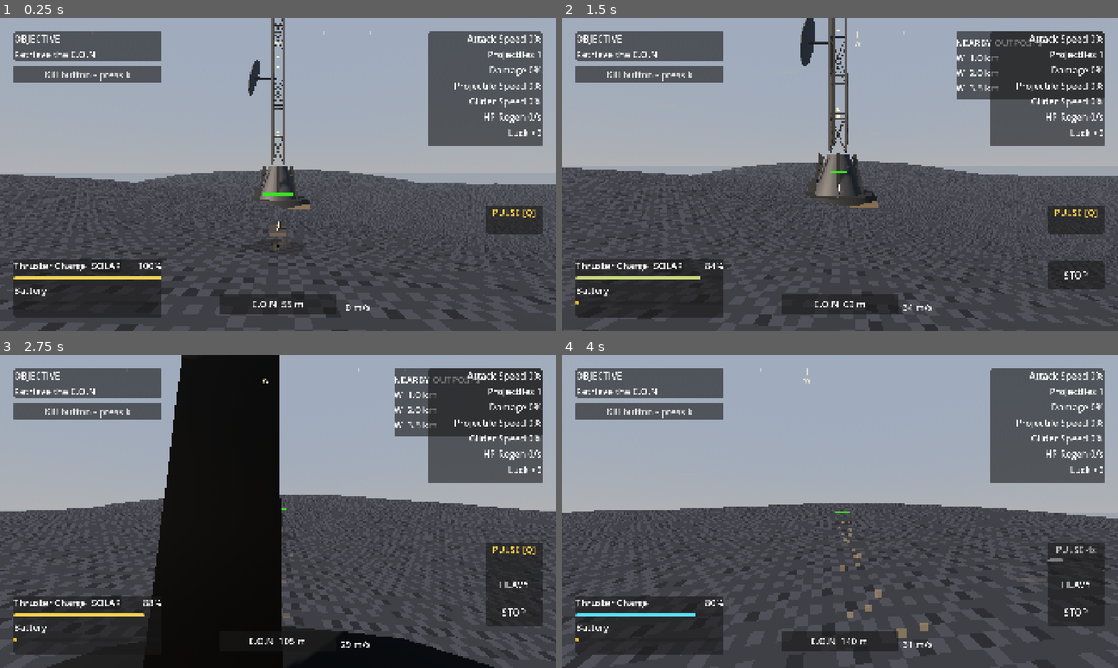
Above: before the commit, frames 1-4 (two rows, left to right).
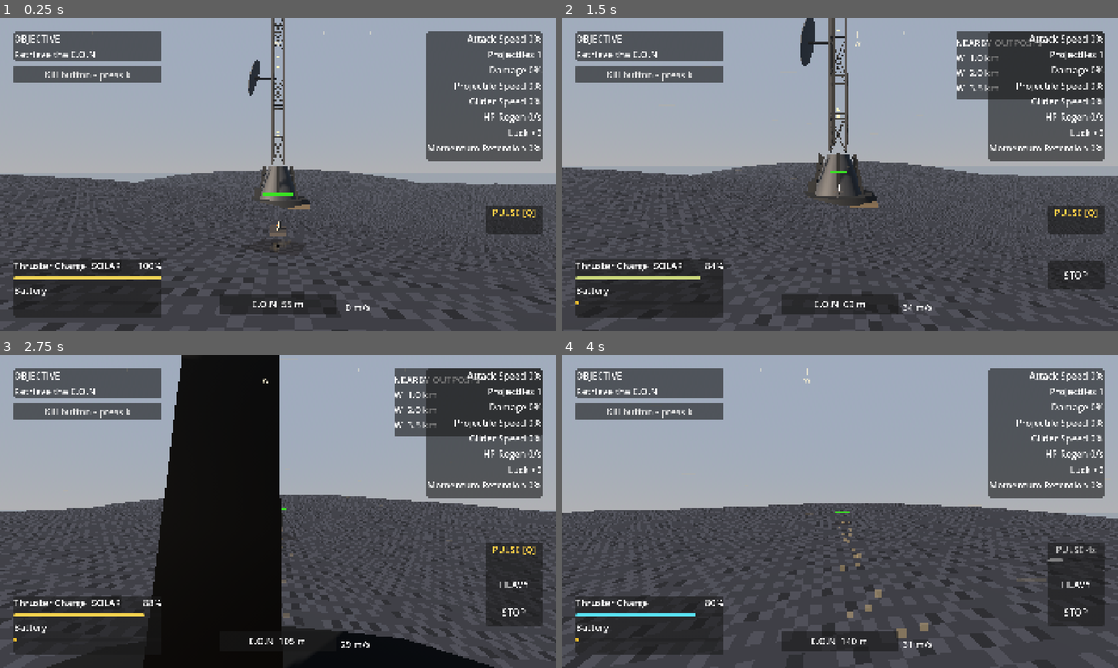
Above: after the commit, the same moments.

Repository: oleskulbru-commits/energy-glider
Game: Godot game, scene res://scenes/main.tscn
Same seed, same stepped clock (60 frames per second), same inputs: the game is played once before the commit and once after it.
Inputs (mouse positions are in pixels of both pictures, inside the frame that each line leads up to):
- Up to frame 1 (0.25 s): no input
- Up to frame 2 (1.5 s): move the mouse to (867, 174) at 0.52 s; hold Shift (boost) 0.53-1.28 s; hold W (move_forward) from 0.53 s (still down); click (867, 174) at 0.67 s; tap Space (jump) at 0.77 s; move the mouse to (812, 174) at 1.27 s; tap Shift (boost) at 1.35 s
- Up to frame 3 (2.75 s): keep holding W (move_forward); tap Space (jump) at 1.52 s; move the mouse to (289, 505) at 2.02 s; hold E (interact) from 2.03 s (still down); tap Shift (boost) at 2.3 s
- Up to frame 4 (4 s): keep holding W (move_forward); move the mouse to (834, 517) at 2.77 s; release E (interact) at 2.78 s; tap Q (radar_pulse) at 2.85 s; click (834, 517) at 2.92 s; tap Space (jump) at 3.02, 3.77 s; tap Shift (boost) at 3.05 s; move the mouse to (878, 514) at 3.52 s; hold Shift (boost) from 3.53 s (still down)

The runs differ from the first frame. In frame 1, 1.1% of the frame differs, in the area x 76-98%, y 4-46%; in frame 2, 1.1%; in frame 3, 1.1%; in frame 4, 1.1%.

Commit message:
Add momentum retention upgrades and associated assets
- Introduced new momentum retention upgrade options in the UpgradeCatalog, including common, uncommon, rare, epic, and legendary tiers.
- Updated the RunUpgradeState class to manage momentum retention bonuses and their interactions.
- Enhanced the glider HUD to display current momentum retention values.
- Added new image assets for momentum retention upgrades and their import configurations.
- Implemented verification tests to ensure correct functionality of momentum retention upgrades and interactions.

Diff:
--- a/scenes/ui/glider_hud.tscn
+++ b/scenes/ui/glider_hud.tscn
@@ -357,7 +357,7 @@
 offset_left = -220.0
 offset_top = 24.0
 offset_right = -24.0
-offset_bottom = 222.0
+offset_bottom = 246.0
 grow_horizontal = 0
 mouse_filter = 2
 theme_type_variation = &"HudPanel"
@@ -405,6 +405,12 @@
 unique_name_in_owner = true
 theme_type_variation = &"HudLabel"
 text = "Luck +0"
+horizontal_alignment = 2
+
+[node name="MomentumRetentionLabel" type="Label" parent="RifleDebugPanel/RifleDebugVBox"]
+unique_name_in_owner = true
+theme_type_variation = &"HudLabel"
+text = "Momentum Retention 0%"
 horizontal_alignment = 2
 
 [node name="InteractChip" type="PanelContainer" parent="."]
--- a/scripts/game/run_upgrade_state.gd
+++ b/scripts/game/run_upgrade_state.gd
@@ -12,6 +12,7 @@
 var glider_speed_bonus := 0.0
 var health_regen_per_sec := 0.0
 var luck_bonus := 0
+var momentum_retention := 0.0
 var _offers: Dictionary = {}
 var _visited_this_life: Dictionary = {}
 
@@ -47,6 +48,7 @@
 	glider_speed_bonus = 0.0
 	health_regen_per_sec = 0.0
 	luck_bonus = 0
+	momentum_retention = 0.0
 	clear_visited_this_life()
 	extra_projectiles_changed.emit(extra_projectiles)
 
@@ -109,6 +111,10 @@
 		health_regen_per_sec += UpgradeCatalog.hp_regen_per_sec(UpgradeCatalog.rarity_of(id))
 	elif family == UpgradeCatalog.FAMILY_LUCK:
 		luck_bonus += UpgradeCatalog.luck_points(UpgradeCatalog.rarity_of(id))
+	elif family == UpgradeCatalog.FAMILY_MOMENTUM_RETENTION:
+		momentum_retention += UpgradeCatalog.momentum_retention_percent(
+			UpgradeCatalog.rarity_of(id)
+		)
 
 
 func add_extra_projectile(amount: int = 1) -> void:
--- a/scripts/game/upgrade_catalog.gd
+++ b/scripts/game/upgrade_catalog.gd
@@ -11,6 +11,7 @@
 const FAMILY_GLIDER_SPEED := &"glider_speed"
 const FAMILY_HP_REGEN := &"hp_regen"
 const FAMILY_LUCK := &"luck"
+const FAMILY_MOMENTUM_RETENTION := &"momentum_retention"
 const RARITY_COMMON := &"common"
 const RARITY_UNCOMMON := &"uncommon"
 const RARITY_RARE := &"rare"
@@ -77,6 +78,13 @@
 const LUCK_RARE := 3
 const LUCK_EPIC := 4
 const LUCK_LEGENDARY := 5
+
+const MOMENTUM_RETENTION_COMMON := 0.08
+const MOMENTUM_RETENTION_UNCOMMON := 0.11
+const MOMENTUM_RETENTION_RARE := 0.15
+const MOMENTUM_RETENTION_EPIC := 0.20
+const MOMENTUM_RETENTION_LEGENDARY := 0.25
+const MOMENTUM_RETENTION_CAP := 1.0
 
 const SHOP_SEED_WORLD := 1009
 const SHOP_SEED_TOWER := 9176
@@ -96,6 +104,8 @@
 		return FAMILY_PROJECTILE_SPEED
 	if text.begins_with("glider_speed_"):
 		return FAMILY_GLIDER_SPEED
+	if text.begins_with("momentum_retention_"):
+		return FAMILY_MOMENTUM_RETENTION
 	if text.begins_with("hp_regen_"):
 		return FAMILY_HP_REGEN
 	if text.begins_with("luck_"):
@@ -214,6 +224,20 @@
 			return LUCK_LEGENDARY
 		_:
 			return LUCK_COMMON
+
+
+static func momentum_retention_percent(rarity: StringName) -> float:
+	match rarity:
+		RARITY_UNCOMMON:
+			return MOMENTUM_RETENTION_UNCOMMON
+		RARITY_RARE:
+			return MOMENTUM_RETENTION_RARE
+		RARITY_EPIC:
+			return MOMENTUM_RETENTION_EPIC
+		RARITY_LEGENDARY:
+			return MOMENTUM_RETENTION_LEGENDARY
+		_:
+			return MOMENTUM_RETENTION_COMMON
 
 
 ## Luck cards always use the base rarity table.
@@ -266,6 +290,9 @@
 		return "HP Regen +%d/s" % int(round(hp_regen_per_sec(rarity_of(id))))
 	if family == FAMILY_LUCK:
 		return "Luck +%d" % luck_points(rarity_of(id))
+	if family == FAMILY_MOMENTUM_RETENTION:
+		var pct := int(round(momentum_retention_percent(rarity_of(id)) * 100.0))
+		return "Momentum Retention +%d%%" % pct
 	return String(id)
 
 
@@ -346,7 +373,8 @@
 		FAMILY_PROJECTILE_SPEED,
 		FAMILY_GLIDER_SPEED,
 		FAMILY_HP_REGEN,
-		FAMILY_LUCK
+		FAMILY_LUCK,
+		FAMILY_MOMENTUM_RETENTION
 	]:
 		for rarity in [
 			RARITY_COMMON,
@@ -404,7 +432,7 @@
 
 
 static func _roll_family(rng: RandomNumberGenerator) -> StringName:
-	match rng.randi_range(0, 6):
+	match rng.randi_range(0, 7):
 		0:
 			return FAMILY_PROJECTILE
 		1:
@@ -417,5 +445,7 @@
 			return FAMILY_GLIDER_SPEED
 		5:
 			return FAMILY_HP_REGEN
-		_:
+		6:
 			return FAMILY_LUCK
+		_:
+			return FAMILY_MOMENTUM_RETENTION
--- a/scripts/game/verify_tower_upgrades.gd
+++ b/scripts/game/verify_tower_upgrades.gd
@@ -25,6 +25,7 @@
 	_verify_hp_regen_stacking()
 	_verify_luck_stacking()
 	_verify_luck_weights()
+	_verify_momentum_retention_stacking()
 	_verify_dawn_pose()
 	await _verify_visit_radius()
 	print("Tower upgrade verification passed.")
@@ -93,6 +94,15 @@
 		"Luck points should be 1 / 2 / 3 / 4 / 5"
 	)
 	_fail_unless(
+		is_equal_approx(UpgradeCatalogScript.MOMENTUM_RETENTION_COMMON, 0.08)
+		and is_equal_approx(UpgradeCatalogScript.MOMENTUM_RETENTION_UNCOMMON, 0.11)
+		and is_equal_approx(UpgradeCatalogScript.MOMENTUM_RETENTION_RARE, 0.15)
+		and is_equal_approx(UpgradeCatalogScript.MOMENTUM_RETENTION_EPIC, 0.20)
+		and is_equal_approx(UpgradeCatalogScript.MOMENTUM_RETENTION_LEGENDARY, 0.25)
+		and is_equal_approx(UpgradeCatalogScript.MOMENTUM_RETENTION_CAP, 1.0),
+		"Momentum Retention percents should be 8 / 11 / 15 / 20 / 25 with a 100% cap"
+	)
+	_fail_unless(
 		UpgradeCatalogScript.PROJECTILE_COMMON == 1
 		and UpgradeCatalogScript.PROJECTILE_UNCOMMON == 2
 		and UpgradeCatalogScript.PROJECTILE_RARE == 3
@@ -257,6 +267,90 @@
 			)
 		) == "Luck +5",
 		"Luck legendary should show +5"
+	)
+	var rare_mr := UpgradeCatalogScript.make_id(
+		UpgradeCatalogScript.FAMILY_MOMENTUM_RETENTION,
+		UpgradeCatalogScript.RARITY_RARE
+	)
+	_fail_unless(
+		UpgradeCatalogScript.display_name(rare_mr) == "Momentum Retention +15%",
+		"Momentum Retention rare should show +15%"
+	)
+	_fail_unless(
+		UpgradeCatalogScript.family_of(rare_mr) == UpgradeCatalogScript.FAMILY_MOMENTUM_RETENTION,
+		"momentum_retention_rare should parse as the momentum_retention family"
+	)
+	_fail_unless(
+		UpgradeCatalogScript.display_name(
+			UpgradeCatalogScript.make_id(
+				UpgradeCatalogScript.FAMILY_MOMENTUM_RETENTION,
+				UpgradeCatalogScript.RARITY_COMMON
+			)
+		) == "Momentum Retention +8%",
+		"Momentum Retention common should show +8%"
+	)
+	_fail_unless(
+		UpgradeCatalogScript.display_name(
+			UpgradeCatalogScript.make_id(
+				UpgradeCatalogScript.FAMILY_MOMENTUM_RETENTION,
+				UpgradeCatalogScript.RARITY_UNCOMMON
+			)
+		) == "Momentum Retention +11%",
+		"Momentum Retention uncommon should show +11%"
+	)
+	_fail_unless(
+		UpgradeCatalogScript.display_name(
+			UpgradeCatalogScript.make_id(
+				UpgradeCatalogScript.FAMILY_MOMENTUM_RETENTION,
+				UpgradeCatalogScript.RARITY_LEGENDARY
+			)
+		) == "Momentum Retention +25%",
+		"Momentum Retention legendary should show +25%"
+	)
+	_fail_unless(
+		UpgradeCatalogScript.icon_for(
+			UpgradeCatalogScript.make_id(
+				UpgradeCatalogScript.FAMILY_MOMENTUM_RETENTION,
+				UpgradeCatalogScript.RARITY_COMMON
+			)
+		) != null,
+		"Common Momentum Retention should use momentum_retention_common.jpg"
+	)
+	_fail_unless(
+		UpgradeCatalogScript.icon_for(
+			UpgradeCatalogScript.make_id(
+				UpgradeCatalogScript.FAMILY_MOMENTUM_RETENTION,
+				UpgradeCatalogScript.RARITY_UNCOMMON
+			)
+		) != null,
+		"Uncommon Momentum Retention should use momentum_retention_uncommon.jpg"
+	)
+	_fail_unless(
+		UpgradeCatalogScript.icon_for(
+			UpgradeCatalogScript.make_id(
+				UpgradeCatalogScript.FAMILY_MOMENTUM_RETENTION,
+				UpgradeCatalogScript.RARITY_RARE
+			)
+		) != null,
+		"Rare Momentum Retention should use momentum_retention_rare.jpg"
+	)
+	_fail_unless(
+		UpgradeCatalogScript.icon_for(
+			UpgradeCatalogScript.make_id(
+				UpgradeCatalogScript.FAMILY_MOMENTUM_RETENTION,
+				UpgradeCatalogScript.RARITY_EPIC
+			)
+		) != null,
+		"Epic Momentum Retention should use momentum_retention_epic.jpg"
+	)
+	_fail_unless(
+		UpgradeCatalogScript.icon_for(
+			UpgradeCatalogScript.make_id(
+				UpgradeCatalogScript.FAMILY_MOMENTUM_RETENTION,
+				UpgradeCatalogScript.RARITY_LEGENDARY
+			)
+		) != null,
+		"Legendary Momentum Retention should use momentum_retention_legendary.jpg"
 	)
 	var common_luck := UpgradeCatalogScript.make_id(
 		UpgradeCatalogScript.FAMILY_LUCK,
@@ -646,6 +740,10 @@
 		"Try Again should clear HP Regen"
 	)
 	_fail_unless(state.luck_bonus == 0, "Try Again should clear Luck")
+	_fail_unless(
+		is_equal_approx(state.momentum_retention, 0.0),
+		"Try Again should clear Momentum Retention"
+	)
 	_fail_unless(state.remaining_count(1) == 4, "Try Again should not restore taken cards")
 	_fail_unless(
 		state.get_offers(1).size() == 5,
@@ -1069,6 +1167,46 @@
 			return false
 		total += int(weight)
 	return total == 100
+
+
+func _verify_momentum_retention_stacking() -> void:
+	var state: RunUpgradeState = RunUpgradeStateScript.new()
+	root.add_child(state)
+	var common_mr := String(
+		UpgradeCatalogScript.make_id(
+			UpgradeCatalogScript.FAMILY_MOMENTUM_RETENTION,
+			UpgradeCatalogScript.RARITY_COMMON
+		)
+	)
+	var rare_mr := String(
+		UpgradeCatalogScript.make_id(
+			UpgradeCatalogScript.FAMILY_MOMENTUM_RETENTION,
+			UpgradeCatalogScript.RARITY_RARE
+		)
+	)
+	var leftover := String(UpgradeCatalogScript.ID_EXTRA_PROJECTILE)
+	_seed_offers(
+		state,
+		15,
+		PackedStringArray([common_mr, rare_mr, leftover, leftover, leftover])
+	)
+	state.pick_offer(15, 0)
+	state.pick_offer(15, 1)
+	_fail_unless(
+		is_equal_approx(state.momentum_retention, 0.23),
+		"Common + rare Momentum Retention should sum to 23%"
+	)
+	_fail_unless(state.remaining_count(15) == 3, "Leftover cards should stay in the shop")
+	_fail_unless(
+		state.extra_projectiles == 0,
+		"Momentum Retention picks should not add projectiles"
+	)
+	state.reset_run()
+	_fail_unless(
+		is_equal_approx(state.momentum_retention, 0.0),
+		"Try Again should clear Momentum Retention"
+	)
+	state.free()
 
 
 func _verify_dawn_pose() -> void:
--- a/scripts/player/glider_physics.gd
+++ b/scripts/player/glider_physics.gd
@@ -165,6 +165,7 @@
 	var thruster_accel: float = 0.0
 	var air_thruster_accel: float = 0.0
 	var speed_bonus: float = 0.0
+	var momentum_retention: float = 0.0
 
 
 static func horizontal_velocity(velocity: Vector3) -> Vector3:
@@ -229,7 +230,11 @@
 	## Boost ignores climb caps — escape card limited only by charge duration.
 	if signed_g < 0.0 and not ctx.boost_active:
 		var climb_t := clampf((-signed_g) / UPHILL_GRADE_REF, 0.0, 1.0)
-		max_speed = maxf(max_speed - cruise_speed_for(ctx.speed_bonus) * climb_t, CLIMB_MIN_SPEED)
+		var keep := 1.0 - clampf(ctx.momentum_retention, 0.0, 1.0)
+		max_speed = maxf(
+			max_speed - cruise_speed_for(ctx.speed_bonus) * climb_t * keep,
+			CLIMB_MIN_SPEED
+		)
 
 	if brake > 0.0:
 		max_speed *= 1.0 - brake
--- a/scripts/player/glider_player.gd
+++ b/scripts/player/glider_player.gd
@@ -1278,6 +1278,7 @@
 	ctx.thruster_accel = _thruster_accel(ctx.forward_held)
 	ctx.air_thruster_accel = ctx.thruster_accel * GliderPhysicsScript.AIR_BOOST_EXTRA_SCALE
 	ctx.speed_bonus = _glider_speed_bonus()
+	ctx.momentum_retention = _momentum_retention()
 	return ctx
 
 
@@ -1286,6 +1287,13 @@
 	if state == null:
 		return 0.0
 	return state.glider_speed_bonus
+
+
+func _momentum_retention() -> float:
+	var state := get_tree().get_first_node_in_group("run_upgrade_state") as RunUpgradeState
+	if state == null:
+		return 0.0
+	return clampf(state.momentum_retention, 0.0, UpgradeCatalog.MOMENTUM_RETENTION_CAP)
 
 
 func _build_touchdown_context() -> GliderPhysicsScript.Context:
--- a/scripts/player/verify_glider.gd
+++ b/scripts/player/verify_glider.gd
@@ -103,6 +103,7 @@
 	_verify_boost_climb_target_speed()
 	_verify_ground_boost_accel_rate()
 	_verify_glider_speed_caps()
+	_verify_momentum_retention()
 	await _verify_hover_rest()
 	await _verify_hover_settle_from_high()
 	await _verify_terrain_probes_math()
@@ -232,6 +233,56 @@
 	)
 
 
+func _verify_momentum_retention() -> void:
+	var ctx := GliderPhysicsScript.Context.new()
+	ctx.forward_held = true
+	ctx.boost_active = false
+	ctx.velocity = Vector3(0.0, 0.0, 2.0)
+	ctx.board_forward = Vector3(0.0, 0.0, 1.0)
+	ctx.downhill = Vector3(0.0, 0.0, -1.0)
+	ctx.slope_grade = GliderPhysicsScript.UPHILL_GRADE_REF
+	ctx.momentum_retention = 0.25
+	var kept := GliderPhysicsScript.target_horizontal_speed(ctx)
+	var want_kept := maxf(
+		GliderPhysicsScript.FLAT_MAX_SPEED * 0.25,
+		GliderPhysicsScript.CLIMB_MIN_SPEED
+	)
+	_fail_unless(
+		is_equal_approx(kept, want_kept),
+		"Legendary Momentum Retention should keep 25%% of cruise on a full climb (got %.2f, want %.2f)" % [
+			kept, want_kept
+		]
+	)
+	ctx.momentum_retention = 1.0
+	var full := GliderPhysicsScript.target_horizontal_speed(ctx)
+	_fail_unless(
+		is_equal_approx(full, GliderPhysicsScript.FLAT_MAX_SPEED),
+		"100%% Momentum Retention should keep full cruise uphill (got %.2f)" % full
+	)
+	ctx.speed_bonus = 0.20
+	var upgraded := GliderPhysicsScript.target_horizontal_speed(ctx)
+	_fail_unless(
+		is_equal_approx(upgraded, GliderPhysicsScript.cruise_speed_for(0.20)),
+		"100%% retention should keep upgraded cruise uphill (got %.2f)" % upgraded
+	)
+	ctx.boost_active = true
+	var boosted := GliderPhysicsScript.target_horizontal_speed(ctx)
+	_fail_unless(
+		is_equal_approx(boosted, GliderPhysicsScript.flat_max_speed(true, 0.20)),
+		"Boost on a climb should still target flat boost max (got %.2f)" % boosted
+	)
+	ctx.boost_active = false
+	ctx.speed_bonus = 0.0
+	ctx.momentum_retention = 0.0
+	ctx.slope_grade = 0.0
+	ctx.downhill = Vector3.ZERO
+	var flat := GliderPhysicsScript.target_horizontal_speed(ctx)
+	_fail_unless(
+		is_equal_approx(flat, GliderPhysicsScript.FLAT_MAX_SPEED),
+		"Momentum Retention should not change flat cruise"
+	)
+
+
 func _verify_chase_camera_math() -> void:
 	var diff := GliderCameraScript.angle_diff(0.0, PI * 0.5)
 	_fail_unless(absf(diff - PI * 0.5) < 0.001, "angle_diff should return shortest delta (got %.3f)" % diff)
--- a/scripts/ui/glider_hud.gd
+++ b/scripts/ui/glider_hud.gd
@@ -64,6 +64,7 @@
 @onready var _glider_speed_label: Label = %GliderSpeedLabel
 @onready var _hp_regen_label: Label = %HpRegenLabel
 @onready var _luck_label: Label = %LuckLabel
+@onready var _momentum_retention_label: Label = %MomentumRetentionLabel
 @onready var _speed_label: Label = %SpeedLabel
 
 var _rig: PlayerRig
@@ -714,6 +715,7 @@
 	var glider_bonus := 0.0
 	var regen := 0.0
 	var luck := 0
+	var retention := 0.0
 	var state := get_tree().get_first_node_in_group("run_upgrade_state") as RunUpgradeState
 	if state != null:
 		extras = state.extra_projectiles
@@ -723,6 +725,7 @@
 		glider_bonus = state.glider_speed_bonus
 		regen = state.health_regen_per_sec
 		luck = state.luck_bonus
+		retention = clampf(state.momentum_retention, 0.0, UpgradeCatalog.MOMENTUM_RETENTION_CAP)
 	_rifle_cooldown_label.text = "Attack Speed %d%%" % int(roundf(reduction * 100.0))
 	_rifle_projectiles_label.text = "Projectiles %d" % AutoRifle.projectile_count_for(extras)
 	if _rifle_damage_label != null:
@@ -735,6 +738,8 @@
 		_hp_regen_label.text = "HP Regen %d/s" % int(roundf(regen))
 	if _luck_label != null:
 		_luck_label.text = "Luck +%d" % luck
+	if _momentum_retention_label != null:
+		_momentum_retention_label.text = "Momentum Retention %d%%" % int(roundf(retention * 100.0))
 
 
 func _on_pulse_fired(_target_ripple: int) -> void:
Binary file added: assets/ui/upgrades/momentum_retention_common.jpg
Not shown, added: assets/ui/upgrades/momentum_retention_common.jpg.import
Binary file added: assets/ui/upgrades/momentum_retention_epic.jpg
Not shown, added: assets/ui/upgrades/momentum_retention_epic.jpg.import
Binary file added: assets/ui/upgrades/momentum_retention_legendary.jpg
Not shown, added: assets/ui/upgrades/momentum_retention_legendary.jpg.import
Binary file added: assets/ui/upgrades/momentum_retention_rare.jpg
Not shown, added: assets/ui/upgrades/momentum_retention_rare.jpg.import
Binary file added: assets/ui/upgrades/momentum_retention_uncommon.jpg
Not shown, added: assets/ui/upgrades/momentum_retention_uncommon.jpg.import
